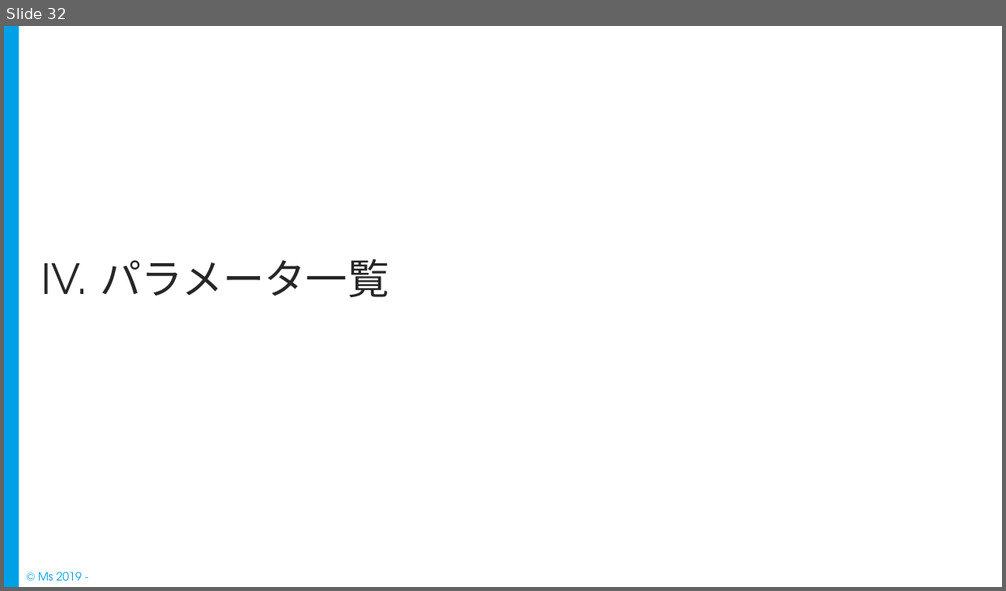
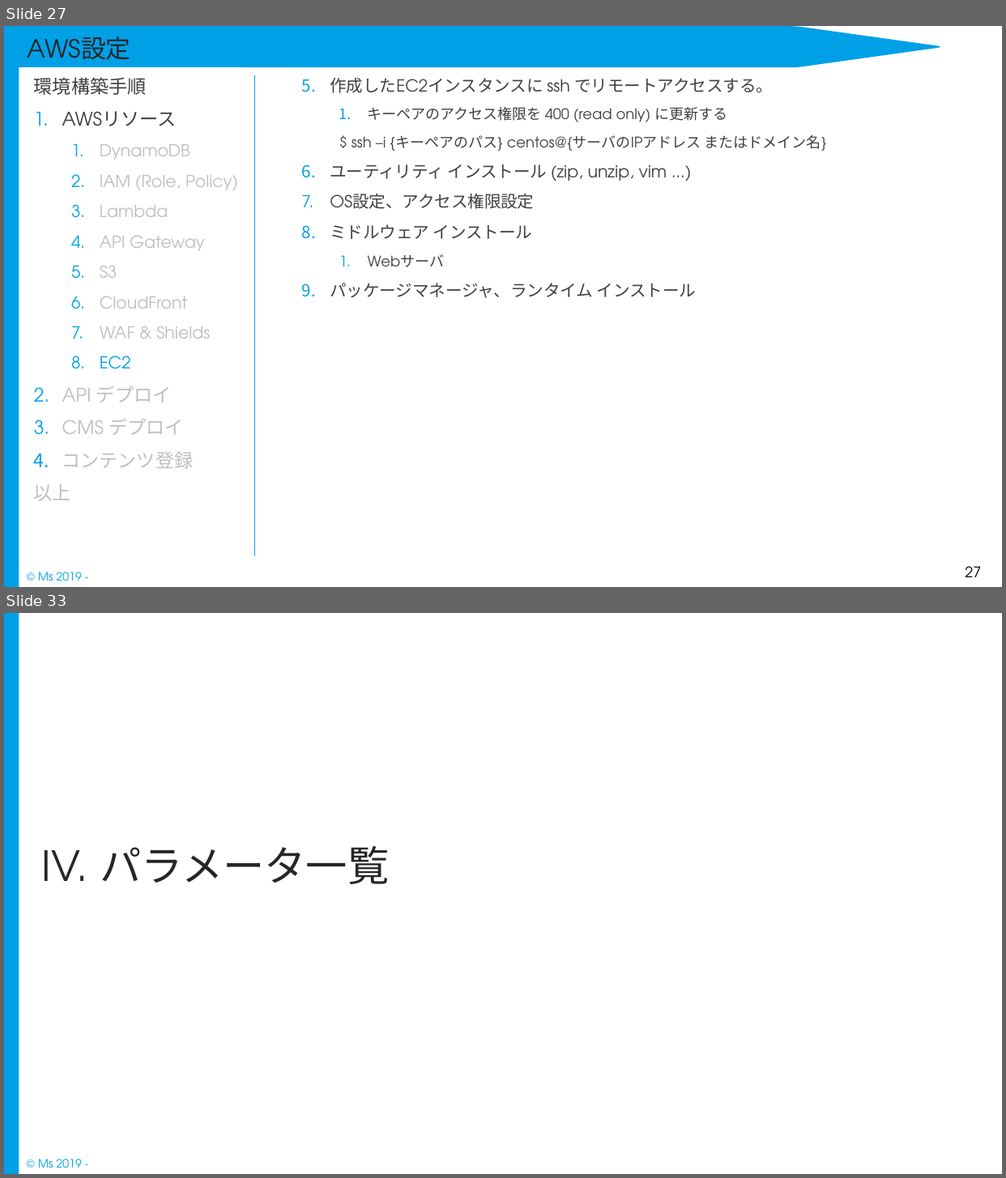
Before and after one commit to Rie-Ishimura/https-github.com-uetomae-msar_Documents_1, a slide deck: 04.環境構築/インフラ/msar_環境構築手順書.pptx. Shown one above the other, each under a label of ours: slide 32 before the commit, slides 27 and 33 after it; the slides between them are not shown. The pictures are 1006x591 and 1006x1178 pixels, drawn with LibreOffice and Linux fonts; fonts in the diff are those of the drawing. Boxes give left, top, right and bottom in pixels: in the first picture for what was removed or moved away, otherwise in the second. Text is boxed around its words. In the diff, an @@ line names an element or a change of style, - is before the commit and + after.

Commit message:
環境構築手順 追記

```diff
--- a/04.環境構築/インフラ/msar_環境構築手順書.pptx
+++ b/04.環境構築/インフラ/msar_環境構築手順書.pptx
@@ slide 27 added at [4,26,1002,587], background #FFFFFF; not listed: 2 template elements that a slide beside it also shows @@
@@ freeform shape added at [4,26,936,67], fill #00A0E7 @@
@@ title added at [27,37,131,70], 24 pt, text #262626 @@
+AWS設定
@@ text added at [34,77,238,501], 16 pt, text #BFBFBF @@
+環境構築手順
+1. AWSリソース
+  1. DynamoDB
+  2. IAM (Role, Policy)
+  3. Lambda
+  4. API Gateway
+  5. S3
+  6. CloudFront
+  7. WAF & Shields
+  8. EC2
+2. API デプロイ
+3. CMS デプロイ
+4. コンテンツ登録
+以上
@@ line added from (255, 75) to (255, 556), #13A0E7 1.25 pt @@
@@ text added at [330,78,827,298], 16 pt, text #404040 @@
+  5. 作成したEC2インスタンスに ssh でリモートアクセスする。
+    1. キーペアのアクセス権限を 400 (read only) に更新する
+    $ ssh –i {キーペアのパス} centos@{サーバのIPアドレス またはドメイン名}
+  6. ユーティリティ インストール (zip, unzip, vim ...)
+  7. OS設定、アクセス権限設定
+  8. ミドルウェア インストール
+    1. Webサーバ
+  9. パッケージマネージャ、ランタイム インストール
@@ page number added at [965,566,981,578], 14 pt, text #000000 @@
+27
@@ what was slide 32 is now slide 33 @@
```
Also in this commit, not shown: 21 slides changed.
